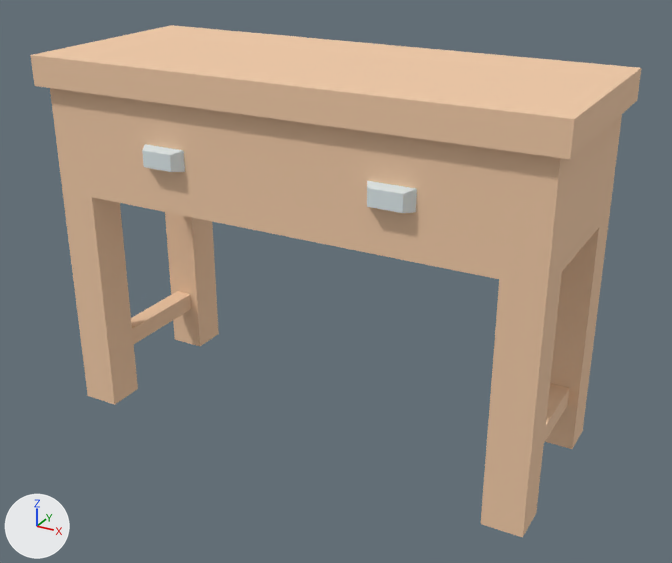
A saved change to the glTF model assets/props/furniture/sideTableDrawers.glb.
Before and after are seen from a camera (50 mm lens) standing at (0.693, -0.672, 0.547) and looking at (0.272, 0.093, 0.164). Lighting does not change. The marker at lower left points along +X, +Y and +Z. The picture after the commit comes second. Vertices at exactly the same position are counted once.

In view in the first picture: 'drawerLeft', 'drawerRight', 'sideTableDrawers(Clone)'.
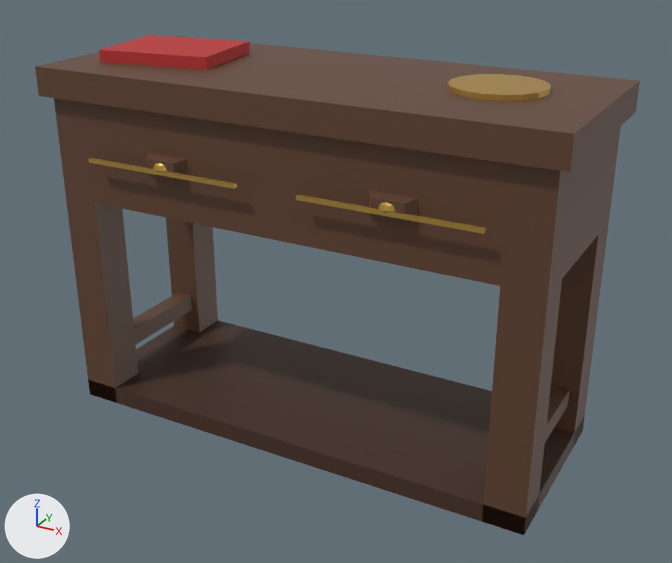
Boxes (x1, y1, x2, y2) around the edits, measured in the pictures (672 x 563 px):
'sideTableDrawers(Clone)', reshaped, moved, rescaled
    before: (31, 25, 641, 538)
    after: (35, 35, 640, 535)
'drawerRight', reshaped, moved, rescaled
    before: (290, 152, 506, 245)
    after: (292, 161, 507, 253)
'drawerLeft', reshaped, moved, rescaled
    before: (83, 120, 253, 199)
    after: (87, 129, 255, 206)
part 1 of me_mesh_sidetabledrawers, added (orange)
    after: (447, 74, 551, 101)
part 2 of me_mesh_sidetabledrawers, added (brown)
    after: (88, 321, 585, 534)
part 3 of me_mesh_sidetabledrawers, cut back
    before: (51, 88, 559, 279)
    after: (55, 35, 559, 286)
part 4 of me_mesh_sidetabledrawers, recoloured
    before: (31, 25, 641, 538)
    after: (35, 36, 640, 535)
part 5 of me_mesh_drawer, added
    after: (153, 163, 395, 217)
part 6 of me_mesh_drawer, added
    after: (88, 158, 486, 234)
part 7 of me_mesh_drawer, recoloured
    before: (83, 120, 506, 245)
    after: (87, 129, 507, 253)
part 8 of me_mesh_drawer, recoloured
    before: (142, 144, 417, 213)
    after: (146, 153, 418, 222)

The change, as a list of edits to the scene's bpy script:
```text
Add mat_walnut:
    mat_walnut = principled_material('walnut')
    mat_walnut.base_color = (0.12, 0.055, 0.03)  # brown #614230
Change me_mesh_sidetabledrawers:
    verts and faces of me_mesh_sidetabledrawers; kept vertices keep their numbers, new ones are numbered from 72
    remove me_mesh_sidetabledrawers.from_pydata(...)  # 72 vertices, 150 faces; spans x -0.01..0.524, y -0.01..0.21, z 0.0..0.384
    remove me_mesh_sidetabledrawers.materials.append(mat_defaultmat)  # white #ffffff
    add me_mesh_sidetabledrawers.from_pydata(...)  # 153 vertices, 284 faces; spans x -0.01..0.524, y -0.01..0.21, z 0.0..0.396
    me_mesh_sidetabledrawers part 1: a new loose piece, a 16-sided cylinder along z spanning x 0.3795..0.4695, y 0.065..0.155, z 0.3834..0.3894, in mat_brass (orange #c49e4b)
    me_mesh_sidetabledrawers part 2
    add verts[83] = (0.0, 0.0, 0.02)  # pixel (88, 379)
    add verts[84] = (0.0, 0.2, 0.0)
    add verts[85] = (0.0, 0.2, 0.02)
    add for new, old in zip([86, 87, 88], [83, 84, 85]): verts[new] = verts[old] + (0.514, 0.0, 0.0)
    add faces += [(31, 83, 85), (31, 85, 84), (84, 85, 88), (84, 88, 87), (86, 87, 88), (7, 87, 86)]  # mat_walnutdark (brown #452f22)
    add faces += [(7, 86, 83), (7, 83, 31), (7, 84, 87), (7, 31, 84), (83, 88, 85), (83, 86, 88)]  # mat_walnutdark (brown #452f22)
    me_mesh_sidetabledrawers part 3
    18 faces are deleted
    43 vertices are added at x 0.013..0.48, y 0.0..0.2, z 0.244..0.396
    68 new faces join them, mat_walnut (brown #614230)
    12 new faces join them, mat_red (red #bc3030)
    me_mesh_sidetabledrawers part 4: 130 faces spanning x -0.01..0.524, y -0.01..0.21, z 0.0..0.384 switch from mat_wood (beige #f3cca8) to mat_walnut (brown #614230)
    add me_mesh_sidetabledrawers.materials.append(mat_walnutdark)  # brown #452f22
    add me_mesh_sidetabledrawers.materials.append(mat_red)  # red #bc3030
    add me_mesh_sidetabledrawers.materials.append(mat_brass)  # orange #c49e4b
Change me_mesh_drawer:
    used by ob_drawerleft; parent = ob_sidetabledrawers_clone; location = (0.04, 0.164, 0.274)
    remove me_mesh_drawer.from_pydata(...)  # 24 vertices, 44 faces; spans x 0.0..0.197, y -0.176..0.0, z 0.0..0.05
    add me_mesh_drawer.from_pydata(...)  # 160 vertices, 308 faces; spans x 0.0..0.197, y -0.18..0.0, z 0.0..0.05
    me_mesh_drawer part 5: a new loose piece, a UV sphere (12 segments, 6 rings, poles along z) spanning x 0.087..0.109, y -0.18..-0.158, z 0.017..0.034, in mat_brass (orange #c49e4b)
    me_mesh_drawer part 6
    6 vertices are added at (0.012, -0.177, 0.02), (0.012, -0.177, 0.024), (0.012, -0.175, 0.02), (0.012, -0.175, 0.024), (0.012, -0.179, 0.02), (0.012, -0.179, 0.024)
    6 new vertices lie (0.173, 0.0, 0.0) away from vertices in x 0.012, y -0.179..-0.175, z 0.02..0.024
    24 new faces join them, mat_brass (orange #c49e4b)
    me_mesh_drawer part 7: 34 faces spanning x 0.0..0.197, y -0.164..0.0, z 0.0..0.05 switch from mat_wood (beige #f3cca8) to mat_walnut (brown #614230)
    me_mesh_drawer part 8: 10 faces spanning x 0.076..0.121, y -0.176..-0.164, z 0.015..0.036 switch from mat_metal (white #dfeaec) to mat_walnut (brown #614230)
    other edits to the shape of me_mesh_drawer do not show in these pictures
    add me_mesh_drawer.materials.append(mat_brass)  # orange #c49e4b
Change ob_sidetabledrawers_clone:
    ob_sidetabledrawers_clone.location: (0.0, 0.0, 0.0) -> (0.0, 0.004, 0.0)
    ob_sidetabledrawers_clone.scale: (1.0, 1.0, 1.0) -> (1.0, 0.982, 0.97)
```
